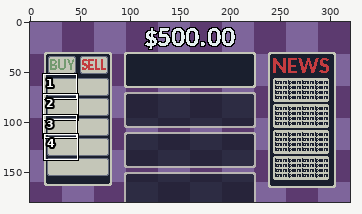
One commit to this pixel-art file: assets/placeholder_ld.aseprite. The picture above shows the old version from afar; the outline marks the close-up.
Close-up. Before:
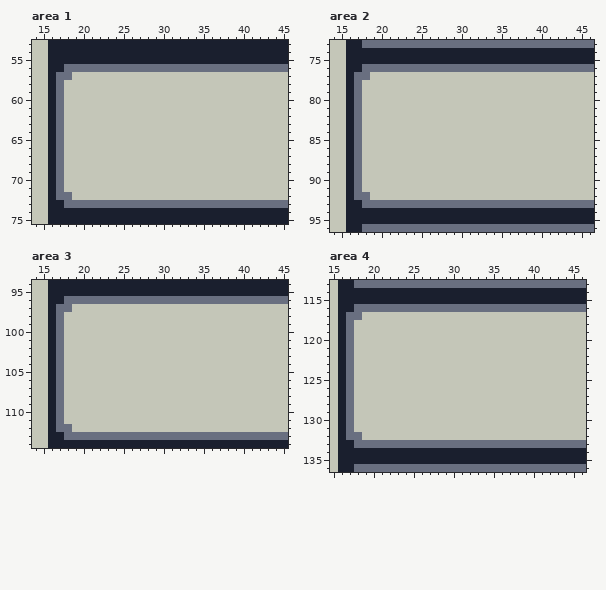
320x180 pixels, 1 frame. Shown: area 1: x 14..45, y 53..75; area 2: x 14..46, y 73..96; area 3: x 14..45, y 94..114; area 4: x 15..46, y 113..136. The commit also changed other parts of the picture, which this record leaves out.
After:
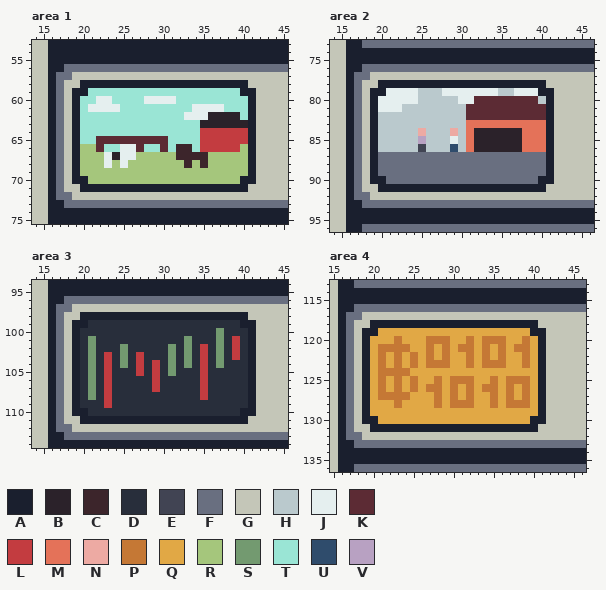
Palette (. is transparent): A #1a1f2e  B #2b222a  C #3c252b  D #282e3b  E #414453  F #696f80  G #c4c6b8  H #bac9cd  J #e5efef  K #5c2b34  L #c33c40  M #e47259  N #edaaa3  P #c57835  Q #e1a845  R #a5c67c  S #739a70  T #9ae5d5  U #2f4c6c  V #b8a1c2
Changes in this commit:
Area 1, layer "Layer 3":
y 58: x 20..40 GGGGGGGGGGGGGGGGGGGGG -> AAAAAAAAAAAAAAAAAAAAA
y 59: x 19..41 GGGGGGGGGGGGGGGGGGGGGGG -> AATTTTTTTTTTTTTTTTTTTAA
y 60: x 19..41 GGGGGGGGGGGGGGGGGGGGGGG -> ATTJJTTTTJJJJTTTTTTTTTA
y 61: x 19..41 GGGGGGGGGGGGGGGGGGGGGGG -> ATJJJJTTTTTTTTTJJJJTTTA
y 62: x 19..41 GGGGGGGGGGGGGGGGGGGGGGG -> ATTTTTTTTTTTTTJJJBBBBTA
y 63: x 19..41 GGGGGGGGGGGGGGGGGGGGGGG -> ATTTTTTTTTTTTTTTBBBBBBA
y 64: x 19..41 GGGGGGGGGGGGGGGGGGGGGGG -> ATTTTTTTTTTTTTTTLLLLLLA
y 65: x 19..41 GGGGGGGGGGGGGGGGGGGGGGG -> ATTKKKKKKKKKTTTTLLLLLLA
y 66: x 19..41 GGGGGGGGGGGGGGGGGGGGGGG -> ARRKTTJJKTTKTCCTLLLLLRA
y 67: x 19..41 GGGGGGGGGGGGGGGGGGGGGGG -> ARRRJBJJRRRRRCCCCRRRRRA
y 68: x 19..41 GGGGGGGGGGGGGGGGGGGGGGG -> ARRRJRJRRRRRRRCRCRRRRRA
y 69: x 19..41 GGGGGGGGGGGGGGGGGGGGGGG -> ARRRRRRRRRRRRRRRRRRRRRA
y 70: x 19..41 GGGGGGGGGGGGGGGGGGGGGGG -> AARRRRRRRRRRRRRRRRRRRAA
y 71: x 20..40 GGGGGGGGGGGGGGGGGGGGG -> AAAAAAAAAAAAAAAAAAAAA
Area 2, layer "Layer 3":
y 78: x 20..40 GGGGGGGGGGGGGGGGGGGGG -> AAAAAAAAAAAAAAAAAAAAA
y 79: x 19..41 GGGGGGGGGGGGGGGGGGGGGGG -> AAJJJJHHHJJJJJJJHHJJJAA
y 80: x 19..41 GGGGGGGGGGGGGGGGGGGGGGG -> AJJJJJHHHHHJJKKKKKKKKHA
y 81: x 19..41 GGGGGGGGGGGGGGGGGGGGGGG -> AJJJHHHHHHHHKKKKKKKKKKA
y 82: x 19..41 GGGGGGGGGGGGGGGGGGGGGGG -> AHHHHHHHHHHHKKKKKKKKKKA
y 83: x 19..41 GGGGGGGGGGGGGGGGGGGGGGG -> AHHHHHHHHHHHMMMMMMMMMMA
y 84: x 19..41 GGGGGGGGGGGGGGGGGGGGGGG -> AHHHHHNHHHNHMBBBBBBMMMA
y 85: x 19..41 GGGGGGGGGGGGGGGGGGGGGGG -> AHHHHHVHHHJHMBBBBBBMMMA
y 86: x 19..41 GGGGGGGGGGGGGGGGGGGGGGG -> AHHHHHEHHHUHMBBBBBBMMMA
y 87..89: x 19..41 GGGGGGGGGGGGGGGGGGGGGGG -> AFFFFFFFFFFFFFFFFFFFFFA
y 90: x 19..41 GGGGGGGGGGGGGGGGGGGGGGG -> AAFFFFFFFFFFFFFFFFFFFAA
y 91: x 20..40 GGGGGGGGGGGGGGGGGGGGG -> AAAAAAAAAAAAAAAAAAAAA
Area 3, layer "Layer 3":
y 98: x 20..40 GGGGGGGGGGGGGGGGGGGGG -> AAAAAAAAAAAAAAAAAAAAA
y 99: x 19..41 GGGGGGGGGGGGGGGGGGGGGGG -> AADDDDDDDDDDDDDDDDDDDAA
y 100: x 19..41 GGGGGGGGGGGGGGGGGGGGGGG -> ADDDDDDDDDDDDDDDDDSDDDA
y 101: x 19..41 GGGGGGGGGGGGGGGGGGGGGGG -> ADSDDDDDDDDDDDSDDDSDLDA
y 102: x 19..41 GGGGGGGGGGGGGGGGGGGGGGG -> ADSDDDSDDDDDSDSDLDSDLDA
y 103: x 19..41 GGGGGGGGGGGGGGGGGGGGGGG -> ADSDLDSDLDDDSDSDLDSDLDA
y 104: x 19..41 GGGGGGGGGGGGGGGGGGGGGGG -> ADSDLDSDLDLDSDSDLDSDDDA
y 105: x 19..41 GGGGGGGGGGGGGGGGGGGGGGG -> ADSDLDDDLDLDSDDDLDDDDDA
y 106..107: x 19..41 GGGGGGGGGGGGGGGGGGGGGGG -> ADSDLDDDDDLDDDDDLDDDDDA
y 108: x 19..41 GGGGGGGGGGGGGGGGGGGGGGG -> ADSDLDDDDDDDDDDDLDDDDDA
y 109: x 19..41 GGGGGGGGGGGGGGGGGGGGGGG -> ADDDLDDDDDDDDDDDDDDDDDA
y 110: x 19..41 GGGGGGGGGGGGGGGGGGGGGGG -> AADDDDDDDDDDDDDDDDDDDAA
y 111: x 20..40 GGGGGGGGGGGGGGGGGGGGG -> AAAAAAAAAAAAAAAAAAAAA
Area 4, layer "Layer 3":
y 118: x 20..40 GGGGGGGGGGGGGGGGGGGGG -> AAAAAAAAAAAAAAAAAAAAA
y 119: x 19..41 GGGGGGGGGGGGGGGGGGGGGGG -> AAQQQQQQQQQQQQQQQQQQQAA
y 120: x 19..41 GGGGGGGGGGGGGGGGGGGGGGG -> AQQQPQQQPPPQQPQPPPQQPQA
y 121: x 19..41 GGGGGGGGGGGGGGGGGGGGGGG -> AQPPPPQQPQPQPPQPQPQPPQA
y 122: x 19..41 GGGGGGGGGGGGGGGGGGGGGGG -> AQPQPQPQPQPQQPQPQPQQPQA
y 123: x 19..41 GGGGGGGGGGGGGGGGGGGGGGG -> AQPQPQPQPPPQQPQPPPQQPQA
y 124: x 19..41 GGGGGGGGGGGGGGGGGGGGGGG -> AQPPPPQQQQQQQQQQQQQQQQA
y 125: x 19..41 GGGGGGGGGGGGGGGGGGGGGGG -> AQPQPQPQQPQPPPQQPQPPPQA
y 126: x 19..41 GGGGGGGGGGGGGGGGGGGGGGG -> AQPQPQPQPPQPQPQPPQPQPQA
y 127: x 19..41 GGGGGGGGGGGGGGGGGGGGGGG -> AQPPPPQQQPQPQPQQPQPQPQA
y 128: x 19..41 GGGGGGGGGGGGGGGGGGGGGGG -> AQQQPQQQQPQPPPQQPQPPPQA
y 129: x 19..41 GGGGGGGGGGGGGGGGGGGGGGG -> AQQQQQQQQQQQQQQQQQQQQQA
y 130: x 19..41 GGGGGGGGGGGGGGGGGGGGGGG -> AAQQQQQQQQQQQQQQQQQQQAA
y 131: x 20..40 GGGGGGGGGGGGGGGGGGGGG -> AAAAAAAAAAAAAAAAAAAAA
